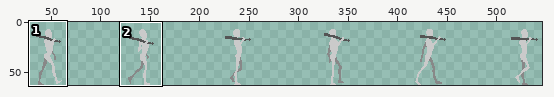
Two versions of one sprite sheet, assets/player/amenine/walk.png. The first picture is a wide view before the edit; the outline marks the close-up.
Close-up. Before the edit:
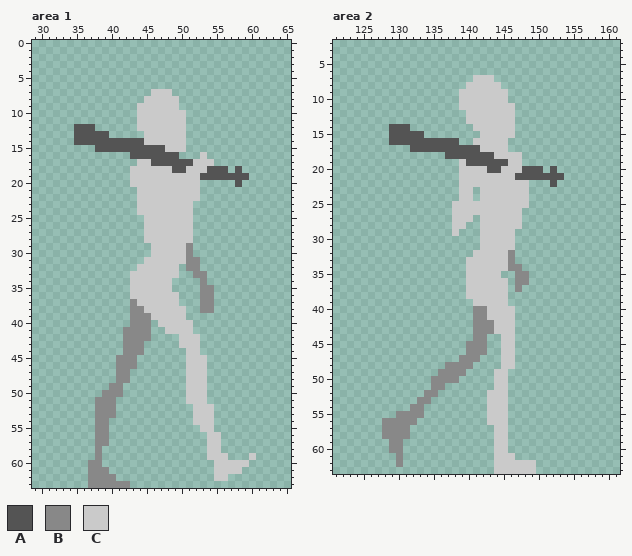
The file is 576x64 pixels. Shown: area 1: x 29..65, y 0..63; area 2: x 121..161, y 2..63. The wide view leaves out empty margins. The commit also changed other parts of the picture, which this record leaves out.
Palette (. is transparent): A #545454  B #888888  C #cacaca
Pixels before, area 1, first column x 35:
 7 ...........CCC............
 8 ..........CCCCC...........
 9 .........CCCCCC...........
10 .........CCCCCCC..........
11 .........CCCCCCC..........
12 AAA......CCCCCCC..........
13 AAAAA.....CCCCCC..........
14 AAAAAAAAAACCCCCC..........
15 ...AAAAAAAAAACCC..........
16 ........AAAAAAA...C.......
17 .........CCAAAAAACCC......
18 ........CCCCCCAACCCAAA.A..
19 ........CCCCCCCCCCAAAAAAA.
20 ........CCCCCCCCCC.....A..
21 .........CCCCCCCCC........
22 .........CCCCCCCCC........
23 .........CCCCCCCC.........
24 .........CCCCCCCC.........
25 ..........CCCCCCC.........
26 ..........CCCCCCC.........
27 ..........CCCCCCC.........
28 ..........CCCCCCC.........
29 ...........CCCCCB.........
30 ...........CCCCCB.........
31 ..........CCCCCCBB........
32 .........CCCCCC.BB........
33 ........CCCCCCC..BB.......
34 ........CCCCCC....B.......
35 ........CCCCCC....BB......
36 ........CCCCCCC...BB......
37 ........BCCCCCC...BB......
38 ........BBCCCCCC..BB......
39 ........BBBCCCCC..........
40 ........BBB.CCCCC.........
41 .......BBBB..CCCC.........
42 .......BBBB....CCC........
43 .......BBB.....CCC........
44 .......BBB......CC........
45 ......BBB.......CCC.......
46 ......BBB.......CCC.......
47 ......BB........CCC.......
48 ......BB........CCC.......
49 .....BB.........CCC.......
50 ....BBB.........CCC.......
51 ...BBB..........CCC.......
52 ...BBB...........CCC......
53 ...BBB...........CCC......
54 ...BB............CCC......
55 ...BB.............CC......
56 ...BB..............CC.....
57 ...BB..............CC.....
58 ...B...............CC.....
59 ...B...............CCC...C
60 ..BB................CCCCC.
61 ..BBB...............CCCC..
62 ..BBBB..............CC....
63 ..BBBBBB..................
Pixels before, area 2 (only the part around the change), first column x 124:
 2 ......................................
 3 ......................................
 4 ......................................
 5 ......................................
 6 ......................................
 7 .................CCC..................
 8 ................CCCCC.................
 9 ...............CCCCCCC................
10 ...............CCCCCCC................
11 ...............CCCCCCCC...............
12 ................CCCCCCC...............
13 ................CCCCCCC...............
14 .....AAA.........CCCCCC...............
15 .....AAAAA........CCCCC...............
16 .....AAAAAAAAAA..CCCCC................
17 ........AAAAAAAAAACCCC................
18 .............AAAAAAACCCC..............
19 ...............CAAAAAACC..............
20 ...............CCCCAACCCAAA.A.........
21 ...............CCCCCCCCAAAAAAA........
22 ...............CCCCCCCCCC...A.........
23 ...............CC.CCCCCCC.............
24 ...............CC.CCCCCCC.............
25 ..............CCCCCCCCCCC.............
26 ..............CCCCCCCCCC..............
27 ..............CCC.CCCCCC..............
28 ..............CC..CCCCCC..............
29 ..............C...CCCCC...............
30 ..................CCCCC...............
31 ..................CCCCC...............
32 .................CCCCCB...............
33 ................CCCCCCB...............
34 ................CCCCCCBB..............
35 ................CCCCC..BB.............
36 ................CCCCCC.BB.............
37 ................CCCCCC.B..............
38 ................CCCCCC................
39 .................CCCCC................
40 .................BBCCCC...............
41 .................BBCCCC...............
42 .................BBBCCC...............
43 .................BBBCCC...............
44 .................BB..CC...............
45 ................BBB..CC...............
46 ................BBB..CC...............
47 ...............BBB...CC...............
48 .............BBBB....CC...............
49 ............BBBB....CC................
50 ...........BBBB.....CC................
51 ...........BB.......CC................
52 ..........BB.......CCC................
53 .........BB........CCC................
54 ........BB.........CCC................
55 ......BBBB.........CCC................
56 ....BBBBB..........CCC................
57 ....BBBB............CC................
58 ....BBBB............CC................
59 .....BB.............CC................
60 .....BB.............CC................
61 ......B.............CCC...............
62 ......B.............CCCCCC............
63 ....................CCCCCC............
The same view after the edit:
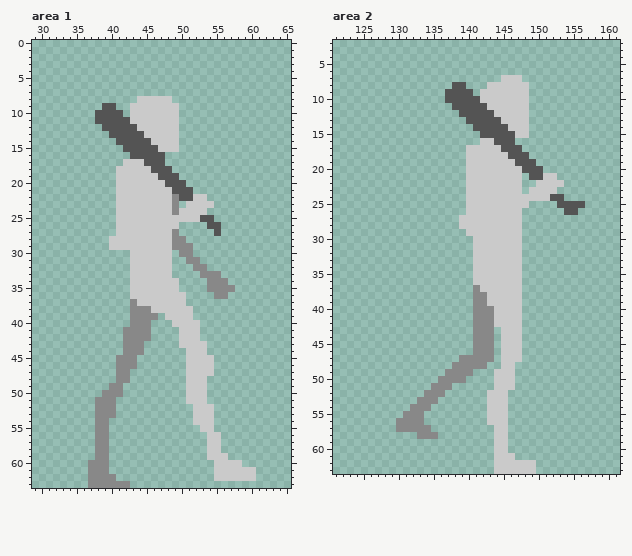
Diff:
Changed rows in their new state; - is an unchanged pixel.
Area 1:
first column x 35:
 7 -----------...-----------
 8 ---------C----.----------
 9 ----AA--C----------------
10 ---AAAA-C------.---------
11 ---AAAAAC------.---------
12 ...-AAAAA------.---------
13 .....AAAAA-----.---------
14 ......----A----.---------
15 ---....-----C--.---------
16 -------------..---.------
17 -------CC-A--.......-----
18 ------CC---AAA........-.-
19 ------CC----AAA..........
20 ------CC-----AAA..-----.-
21 ------CCC-----AAA.-------
22 ------CCC-----BAA-C------
23 ------CCC-----B.-CCC-----
24 ------CCC-----B--CC------
25 ------CCCC-------CAA-----
26 ------CCCC-----..--AA----
27 ------CCCC----B..---A----
28 -----CCCCC----BB.--------
29 -----CCCCCC---BB---------
30 --------CCC---.B---------
31 --------CC----..---------
32 --------C-----.-.-B------
33 --------------.--.-BB----
34 --------------C---.BBB---
35 --------------C---.-BBB--
36 ---------------C--..BB---
37 ---------------C--..-----
38 ----------B-----C-..-----
39 -----------B.---C--------
40 ------------..---C-------
41 -------------..--C-------
43 ------------------C------
44 ------------------C------
45 -------------------C-----
46 -------------------C-----
47 -------------------C-----
first column x 39:
58 B---------------------
59 B--------------------.
60 B-------------------.-
61 --------------------CC
62 ------------------CCCC
Area 2:
first column x 128:
 7 -------------...-CCC---------
 8 ----------AA...--CCCC--------
 9 ---------AAAA.----CCC--------
10 ---------AAAAA----CCC--------
11 ----------AAAAA----CC--------
12 -----------AAAAA---CC--------
13 ------------AAAAA--CC--------
14 -...---------AAAAA-CC--------
15 -.....--------AAAAACC--------
16 -..........--.--AAA----------
17 ----........CC---AAA---------
18 ---------...CCCC--AAA--------
19 -----------.CCCCCC-AAA-------
20 -----------.---CC-------.----
21 -----------.-------C.--CC.---
22 -----------.--------.-CCCC---
23 -----------.-C------.CCCC----
24 -----------.-C-------CCCAA---
25 ----------..-------------AAAA
26 ----------..--------------AA-
27 ----------.--C---------------
28 ----------.-CC---------------
29 ----------.-CC-----C---------
30 -------------C-----C---------
31 -------------C-----C---------
32 ------------------CC---------
33 ------------.-----CC---------
34 ------------.-----CC---------
35 ------------.----CCC.--------
36 ------------.-----CC.--------
37 ------------.B----CC---------
38 ------------.BB---CC---------
39 -------------BB---CC---------
40 ---------------B---C---------
41 ---------------B---C---------
42 -------------------C---------
43 ----------------.--C---------
44 ---------------B---C---------
45 ------------.--B---C---------
46 ------------.--B---C---------
47 --------------BB---C---------
48 ---------.---BB--------------
49 --------.---B-----C----------
50 -------.---B------C----------
51 ---------B--------C----------
52 --------B--------------------
53 -------B---------------------
54 ------B----------------------
55 --.--------------------------
56 ..---B-----------------------
57 ..--BBB----------------------
58 ....-BBB---------------------
59 -..--------------------------
60 -..--------------------------
61 --.--------------------------
62 --.--------------------------
